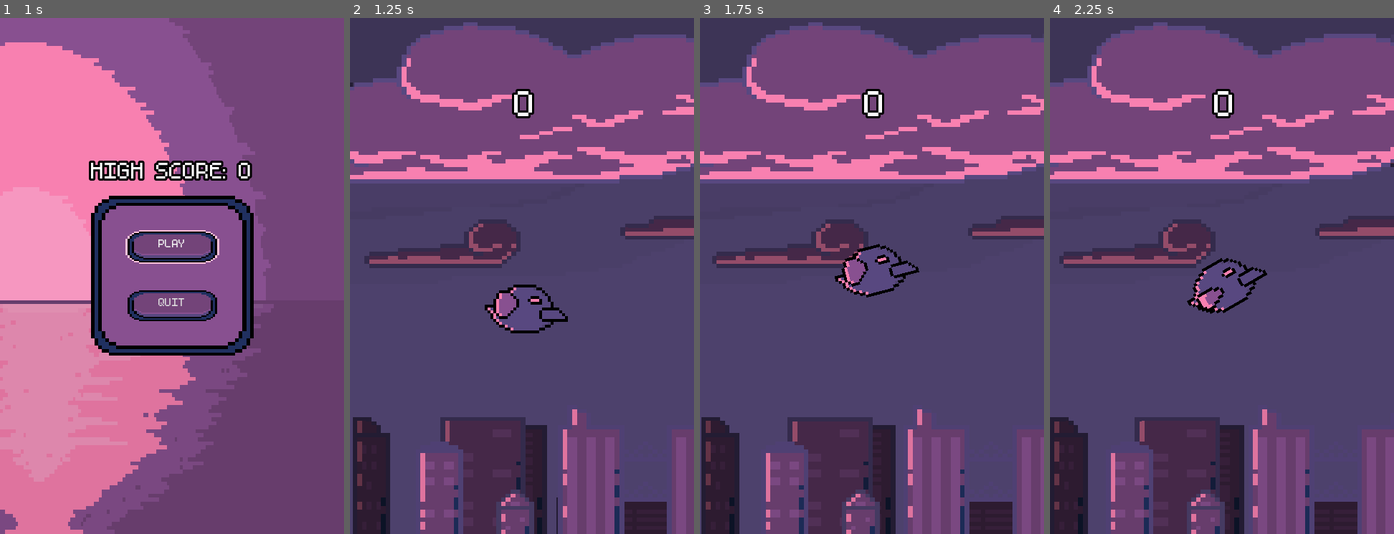
Above: before the commit, frames 1-4 (left to right).
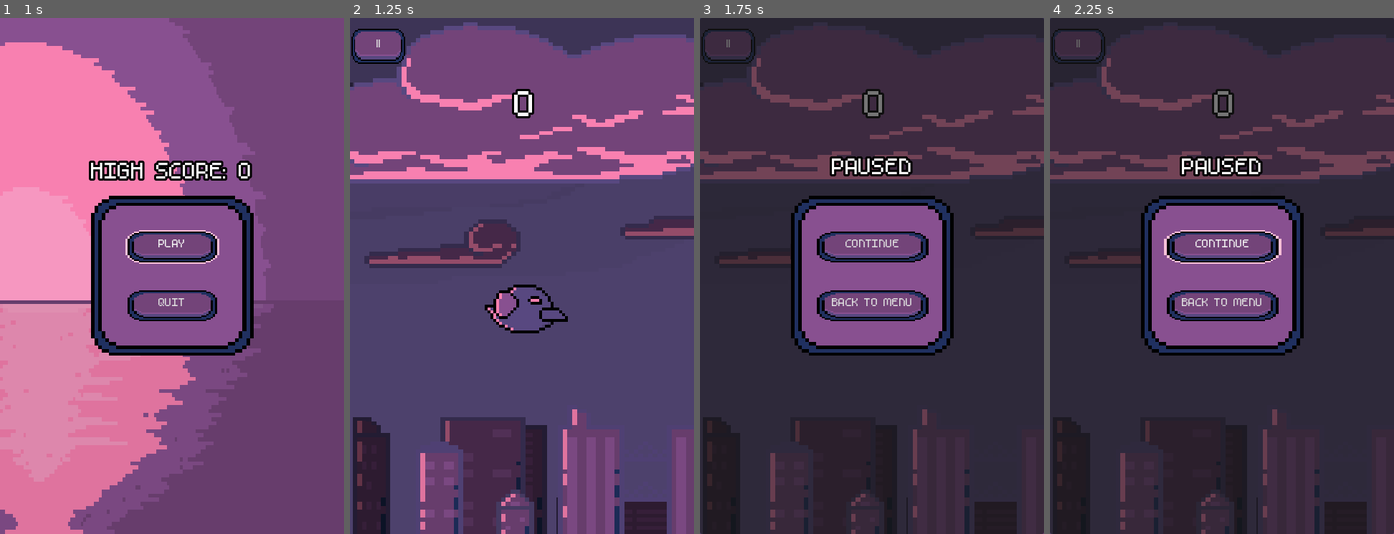
Above: after the commit, the same moments.

Repository: elensiel/Cozy-Bird
Game: Godot game, scene res://scene/main_menu.tscn
Same seed, same stepped clock (60 frames per second), same inputs: the game is played once before the commit and once after it. Sound files missing from this copy of the repository are replaced by a short silence.
Inputs (mouse positions are in pixels of both pictures, inside the frame that each line leads up to):
- Up to frame 1 (1 s): click "PLAY" at 0.5 s
- Up to frame 2 (1.25 s): no input
- Up to frame 3 (1.75 s): click (727, 48) at 1.25 s, where only the run after the commit has a clickable "||"
- Up to frame 4 (2.25 s): click (1222, 245) at 2 s, where only the run after the commit has a clickable "CONTINUE"

Frame 1 is identical in both runs. In frame 2, 1.0% of the frame differs, in the area x 0-17%, y 2-9%; in frame 3, 94%, in the area x 0-100%, y 0-100%; in frame 4, 93%.

Commit message:
added pause button

Diff:
--- a/project.godot
+++ b/project.godot
@@ -16,10 +16,9 @@
 config/icon="res://icon.png"
 config/windows_native_icon="res://icon256.ico"
 
-[autoload]
+[audio]
 
-DefaultBusLayout="*res://resource/default_bus_layout.tres"
-Menu="*res://resource/menu.tres"
+buses/default_bus_layout="res://resource/default_bus_layout.tres"
 
 [display]
 
@@ -30,6 +29,7 @@
 
 [gui]
 
+theme/custom="res://resource/menu.tres"
 theme/custom_font="res://resource/m5x7.ttf"
 
 [input]
--- a/scene/game_loop.tscn
+++ b/scene/game_loop.tscn
@@ -22,6 +22,7 @@
 [ext_resource type="AudioStream" uid="uid://c3hk3qt0ahfuq" path="res://audio/sfx/caws/caw_3.wav" id="17_6esw4"]
 [ext_resource type="AudioStream" uid="uid://crt8cfrutvpro" path="res://audio/sfx/caws/caw_4.wav" id="18_lg101"]
 [ext_resource type="AudioStream" uid="uid://di86ufhgfyljx" path="res://audio/sfx/caws/caw_5.wav" id="19_0t2d8"]
+[ext_resource type="AudioStream" uid="uid://3xra2sxxu5o" path="res://audio/sfx/button_press.wav" id="23_x0tlq"]
 
 [sub_resource type="GDScript" id="GDScript_4pash"]
 resource_name = "ParaBG"
@@ -66,6 +67,17 @@
 stream_3/stream = ExtResource("18_lg101")
 stream_4/stream = ExtResource("19_0t2d8")
 
+[sub_resource type="GDScript" id="GDScript_a3asy"]
+resource_name = "PauseButton"
+script/source = "extends Button
+
+@onready var audio: AudioStreamPlayer2D = $AudioStreamPlayer2D
+
+func _on_pressed() -> void:
+	audio.play()
+	owner.set_state(GameStateMachine.GameState.PAUSED)
+"
+
 [node name="GameLoop" type="Node"]
 process_mode = 3
 script = ExtResource("1_cv2ha")
@@ -176,11 +188,23 @@
 
 [node name="Flap" type="AudioStreamPlayer2D" parent="Player"]
 stream = SubResource("AudioStreamRandomizer_rlhh8")
-bus = &"Flap"
 
 [node name="Caw" type="AudioStreamPlayer2D" parent="Player"]
 stream = SubResource("AudioStreamRandomizer_bpcsc")
-bus = &"Caw"
+
+[node name="PauseButton" type="Button" parent="."]
+process_mode = 1
+offset_left = 15.0
+offset_top = 15.0
+offset_right = 65.0
+offset_bottom = 65.0
+action_mode = 0
+text = "||"
+script = SubResource("GDScript_a3asy")
+
+[node name="AudioStreamPlayer2D" type="AudioStreamPlayer2D" parent="PauseButton"]
+stream = ExtResource("23_x0tlq")
+bus = &"Button Press"
 
 [node name="GameManager" type="Node" parent="."]
 process_mode = 1
@@ -206,4 +230,5 @@
 [connection signal="timeout" from="PillarSpawnMachine/Timer" to="PillarSpawnMachine" method="_on_timer_timeout"]
 [connection signal="area_entered" from="PillarSpawnMachine/Despawn" to="PillarSpawnMachine" method="_on_despawn_area_entered"]
 [connection signal="body_entered" from="Walls" to="Walls" method="_on_body_entered"]
+[connection signal="pressed" from="PauseButton" to="PauseButton" method="_on_pressed"]
 [connection signal="timeout" from="DeathTimer" to="GameManager" method="_on_death_timer_timeout"]
--- a/scene/main_menu.tscn
+++ b/scene/main_menu.tscn
@@ -52,7 +52,6 @@
 
 [node name="AudioStreamPlayer2D" type="AudioStreamPlayer2D" parent="."]
 stream = ExtResource("4_nxbtr")
-bus = &"Button Press"
 
 [connection signal="pressed" from="PanelContainer/MarginContainer/VBoxContainer/Play" to="." method="_on_play_pressed"]
 [connection signal="pressed" from="PanelContainer/MarginContainer/VBoxContainer/Quit" to="." method="_on_quit_pressed"]
--- a/scene/pause_panel.tscn
+++ b/scene/pause_panel.tscn
@@ -66,7 +66,6 @@
 
 [node name="AudioStreamPlayer2D" type="AudioStreamPlayer2D" parent="."]
 stream = ExtResource("2_o7bgd")
-bus = &"Button Press"
 
 [connection signal="pressed" from="PanelContainer/MarginContainer/VBoxContainer/Continue" to="." method="_on_continue_pressed"]
 [connection signal="pressed" from="PanelContainer/MarginContainer/VBoxContainer/Quit" to="." method="_on_quit_pressed"]
--- a/scene/pillar.tscn
+++ b/scene/pillar.tscn
@@ -69,7 +69,6 @@
 [node name="AudioStreamPlayer2D" type="AudioStreamPlayer2D" parent="."]
 stream = SubResource("AudioStreamRandomizer_trych")
 pitch_scale = 1.2
-bus = &"Score"
 
 [connection signal="body_entered" from="." to="." method="_on_body_entered"]
 [connection signal="body_entered" from="Kill" to="." method="_on_kill_body_entered"]
--- a/scene/retry_panel.tscn
+++ b/scene/retry_panel.tscn
@@ -92,7 +92,6 @@
 
 [node name="AudioStreamPlayer2D" type="AudioStreamPlayer2D" parent="."]
 stream = ExtResource("2_hsjct")
-bus = &"Button Press"
 
 [connection signal="pressed" from="PanelContainer/MarginContainer/VBoxContainer/Retry" to="." method="_on_retry_pressed"]
 [connection signal="pressed" from="PanelContainer/MarginContainer/VBoxContainer/Back" to="." method="_on_back_pressed"]
--- a/script/game_state_machine.gd
+++ b/script/game_state_machine.gd
@@ -6,6 +6,7 @@
 @onready var death_timer: Timer = $DeathTimer
 @onready var game_manager: GameManager = $GameManager
 @onready var parallax: ParallaxBackground = $ParallaxBackground
+@onready var pause_button: Button = $PauseButton
 @onready var pause_panel: PackedScene = preload("res://scene/pause_panel.tscn")
 @onready var player: CharacterBody2D = $Player as Player
 @onready var timer: Timer = $PillarSpawnMachine/Timer
Not shown: 1 places in scene/game_loop.tscn that only renumber resources
